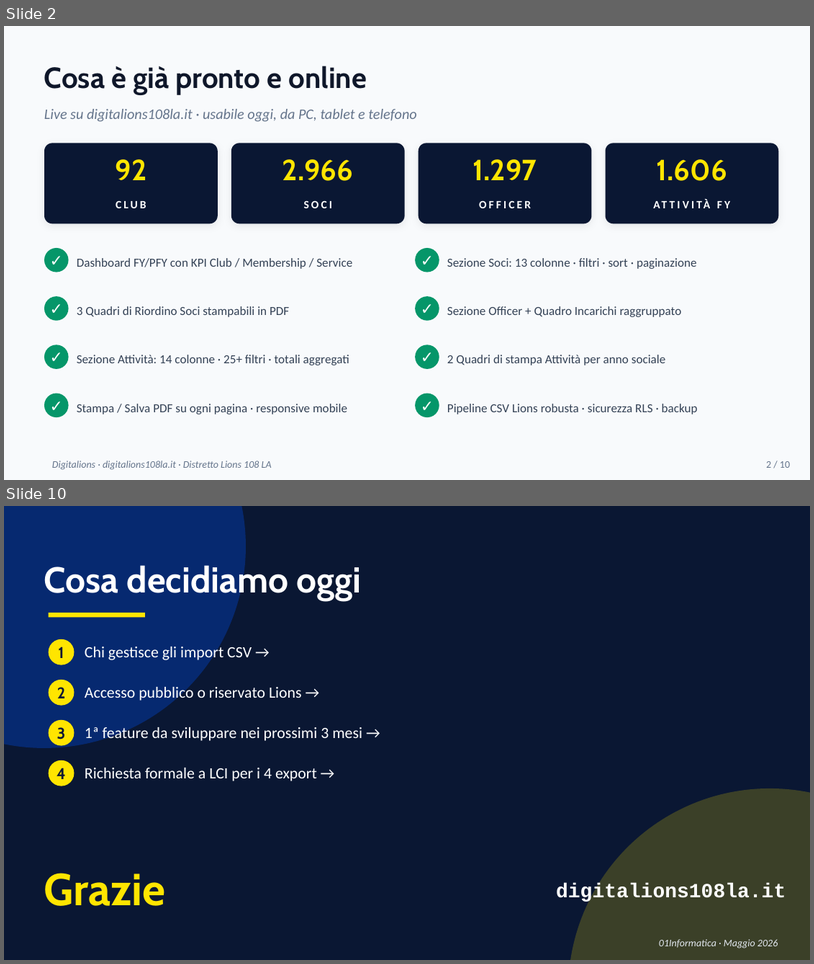
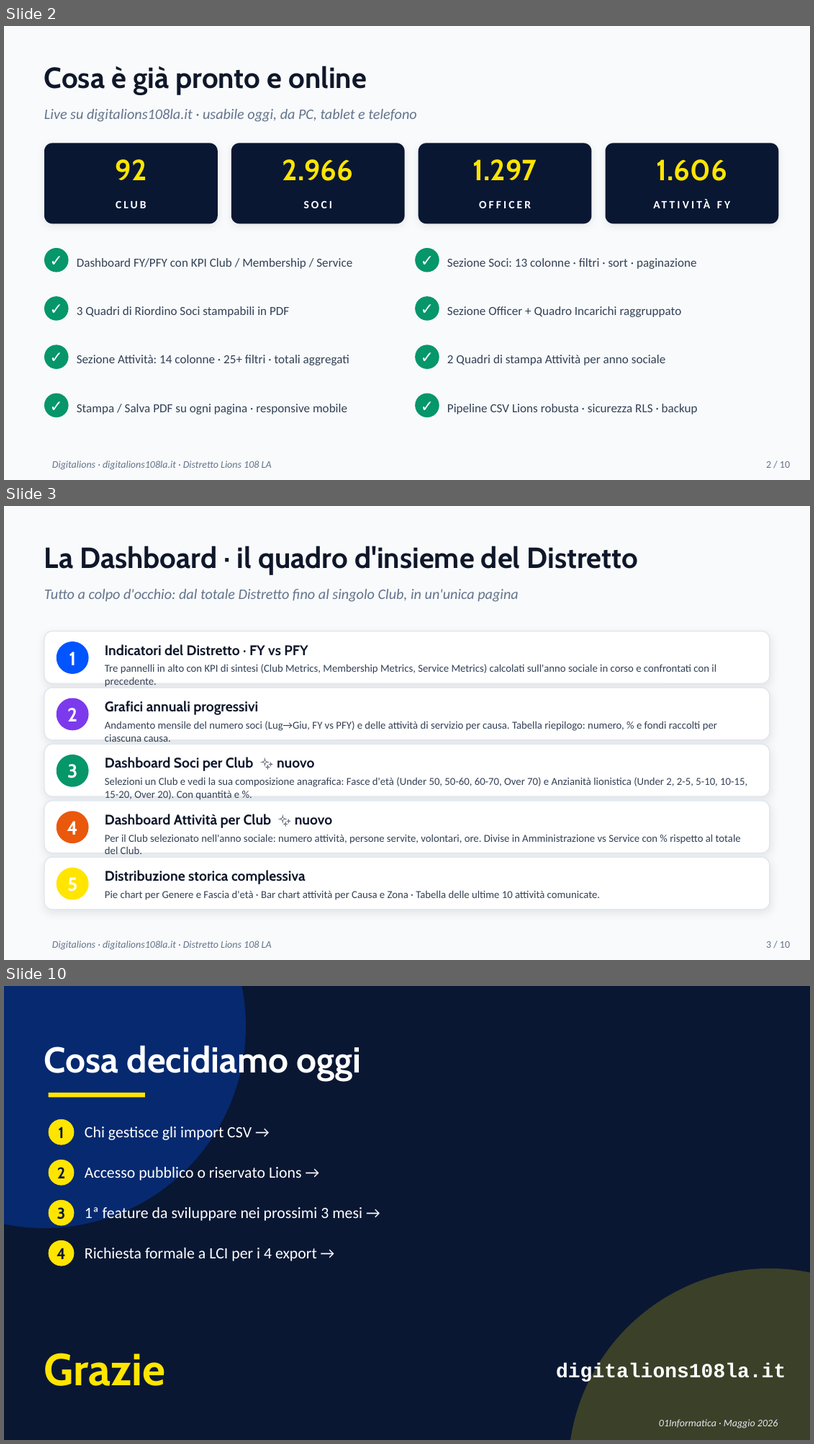
Before and after one commit to fcoppini01/ServiceScore, a slide deck: presentazione/Digitalions-Direttivo-108LA.pptx. Shown one above the other, each under a label of ours: slides 2 and 10 before the commit, slides 2, 3 and 10 after it; the slides between them are not shown. The pictures are 814x964 and 814x1444 pixels, drawn with LibreOffice and Linux fonts; fonts in the diff are those of the drawing. Boxes give left, top, right and bottom in pixels: in the first picture for what was removed or moved away, otherwise in the second. Text is boxed around its words. In the diff, an @@ line names an element or a change of style, - is before the commit and + after.

```diff
--- a/presentazione/Digitalions-Direttivo-108LA.pptx
+++ b/presentazione/Digitalions-Direttivo-108LA.pptx
@@ slide 3 added at (4,506,810,960), background #F8FAFC @@
@@ text added at (44,546,638,574), 26 pt, text #0F172A, bold @@
+La Dashboard · il quadro d'insieme del Distretto
@@ text added at (44,589,518,602), 13 pt, text #64748B, italic @@
+Tutto a colpo d'occhio: dal totale Distretto fino al singolo Club, in un'unica pagina
@@ rounded rectangle added at (44,631,770,683), fill #FFFFFF, outline #E2E8F0 1 pt @@
@@ ellipse added at (57,641,89,674), fill #0055FF @@
@@ text added at (69,651,76,665), 17 pt, text #FFFFFF, bold @@
+1
@@ text added at (105,644,308,656), 12.5 pt, text #0F172A, bold @@
+Indicatori del Distretto · FY vs PFY
@@ text added at (105,664,717,687), 9.5 pt, text #334155 @@
+Tre pannelli in alto con KPI di sintesi (Club Metrics, Membership Metrics, Service Metrics) calcolati sull'anno sociale in corso e confrontati con il precedente.
@@ rounded rectangle added at (44,687,770,740), fill #FFFFFF, outline #E2E8F0 1 pt @@
@@ ellipse added at (57,698,89,730), fill #7C3AED @@
@@ text added at (67,708,77,721), 17 pt, text #FFFFFF, bold @@
+2
@@ text added at (105,700,258,715), 12.5 pt, text #0F172A, bold @@
+Grafici annuali progressivi
@@ text added at (105,721,718,741), 9.5 pt, text #334155 @@
+Andamento mensile del numero soci (Lug→Giu, FY vs PFY) e delle attività di servizio per causa. Tabella riepilogo: numero, % e fondi raccolti per ciascuna causa.
@@ rounded rectangle added at (44,744,770,796), fill #FFFFFF, outline #E2E8F0 1 pt @@
@@ ellipse added at (57,754,89,787), fill #059669 @@
@@ text added at (67,764,77,778), 17 pt, text #FFFFFF, bold @@
+3
@@ text added at (105,757,314,771), 12.5 pt, text #0F172A, bold @@
+Dashboard Soci per Club ✨ nuovo
@@ text added at (105,777,748,800), 9.5 pt, text #334155 @@
+Selezioni un Club e vedi la sua composizione anagrafica: Fasce d'età (Under 50, 50-60, 60-70, Over 70) e Anzianità lionistica (Under 2, 2-5, 5-10, 10-15, 15-20, Over 20). Con quantità e %.
@@ rounded rectangle added at (44,800,770,853), fill #FFFFFF, outline #E2E8F0 1 pt @@
@@ ellipse added at (57,811,89,843), fill #EA580C @@
@@ text added at (67,821,77,834), 17 pt, text #FFFFFF, bold @@
+4
@@ text added at (105,813,332,828), 12.5 pt, text #0F172A, bold @@
+Dashboard Attività per Club ✨ nuovo
@@ text added at (105,834,741,854), 9.5 pt, text #334155 @@
+Per il Club selezionato nell'anno sociale: numero attività, persone servite, volontari, ore. Divise in Amministrazione vs Service con % rispetto al totale del Club.
@@ rounded rectangle added at (44,857,770,909), fill #FFFFFF, outline #E2E8F0 1 pt @@
@@ ellipse added at (57,867,89,900), fill #FFE500 @@
@@ text added at (105,870,306,884), 12.5 pt, text #0F172A, bold @@
+Distribuzione storica complessiva
@@ text added at (67,877,77,891), 17 pt, text #FFFFFF, bold @@
+5
@@ text added at (105,890,600,900), 9.5 pt, text #334155 @@
+Pie chart per Genere e Fascia d'età · Bar chart attività per Causa e Zona · Tabella delle ultime 10 attività comunicate.
@@ text added at (52,940,272,950), 9 pt, text #64748B, italic @@
+Digitalions · digitalions108la.it · Distretto Lions 108 LA
@@ text added at (766,941,790,947), 9 pt, text #64748B @@
+3 / 10
```
Also in this commit, not shown: 6 slides changed, 1 slide removed, 6 other files.
